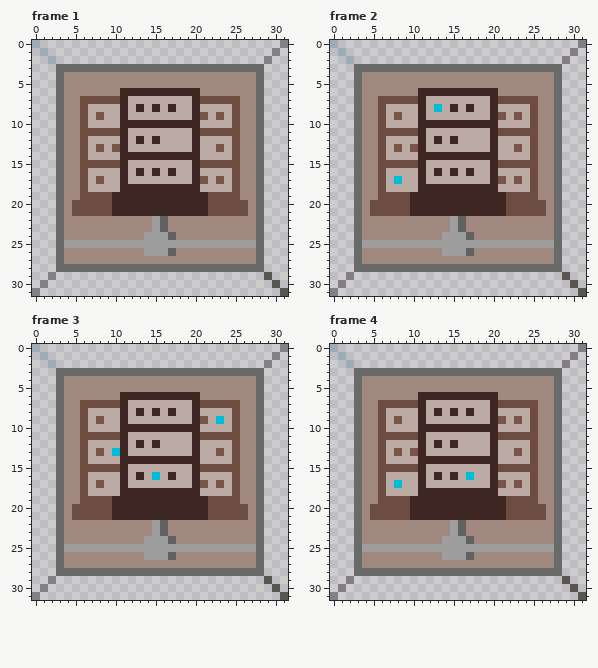
Two states of a pixel-art file, RawArt/Art Material/electronic/server core 1.aseprite. The first picture shows the starting point.
32x32 pixels, 10 frames. Shown: frame 1, frame 2, frame 3, frame 4. The commit also changed other frames, which this record leaves out.
After the commit:
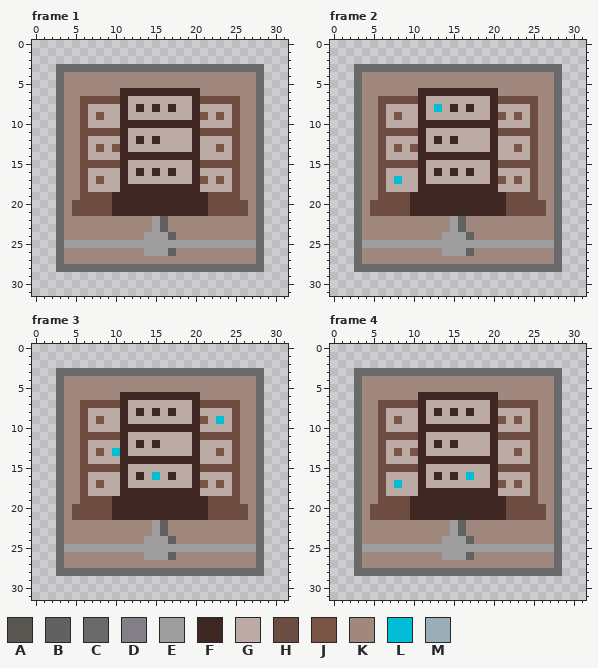
Palette (. is transparent): A #595652  B #616161  C #696a6a  D #847e87  E #9e9e9e  F #3e2723  G #bcaaa4  H #6d4c41  J #795548  K #a1887f  L #00bcd4  M #9badb7
The edit:
Frame 1, layer "background":
y 0: x 0 M -> .; x 31 D -> .
y 1: x 1 M -> .; x 30 D -> .
y 2: x 2 M -> .; x 29 D -> .
y 29: x 2 D -> .; x 29 A -> .
y 30: x 1 D -> .; x 30 A -> .
y 31: x 0 D -> .; x 31 A -> .
Frame 2, layer "background": the same change as frame 1
Frame 3, layer "background": the same change as frame 1
Frame 4, layer "background": the same change as frame 1
